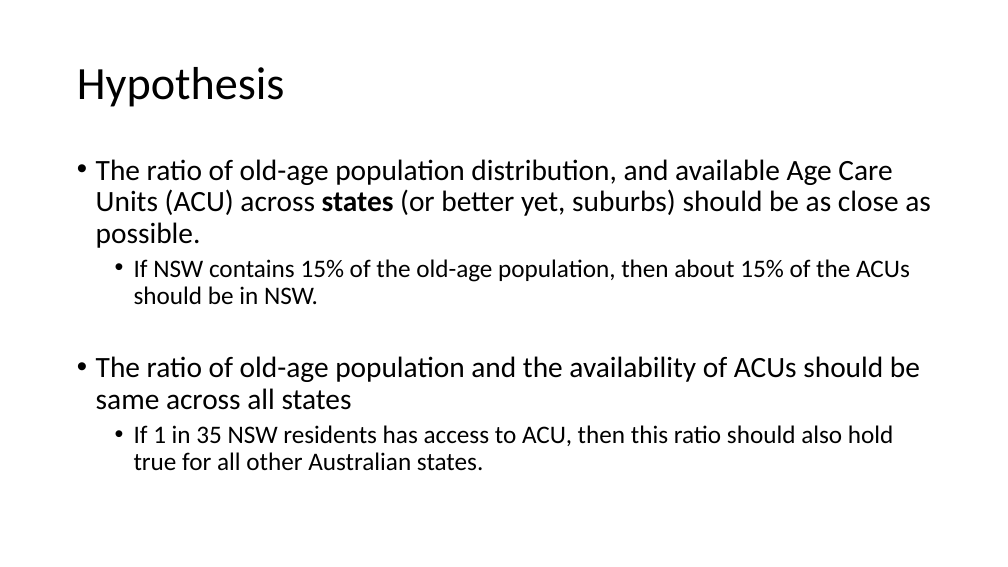
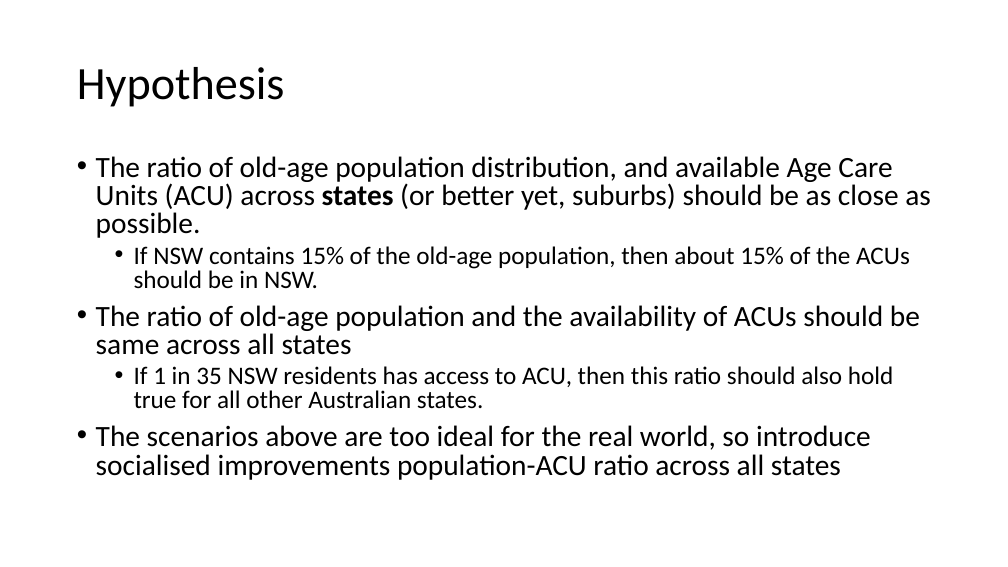
Before and after one commit to vdencarnacion/probset, a slide deck: slide 6 of final_presentation.pptx (slide 4 before the commit). Drawn at 1008x567 pixels with LibreOffice and Linux fonts; fonts in the diff are those of the drawing. Boxes give left, top, right and bottom in pixels: in the first picture for what was removed or moved away, otherwise in the second. Text is boxed around its words. In the diff, an @@ line names an element or a change of style, - is before the commit and + after.

```diff
--- a/final_presentation.pptx
+++ b/final_presentation.pptx
@@ text at (x1=96, y1=156, x2=931, y2=409): line spacing 0.9 to 0.8 @@
@@ text at (x1=96, y1=425, x2=871, y2=480): paragraph added @@
+• The scenarios above are too ideal for the real world, so introduce socialised improvements population-ACU ratio across all states
```
Also in this commit, not shown: 4 other slides changed, 5 slides added, 1 other file.
